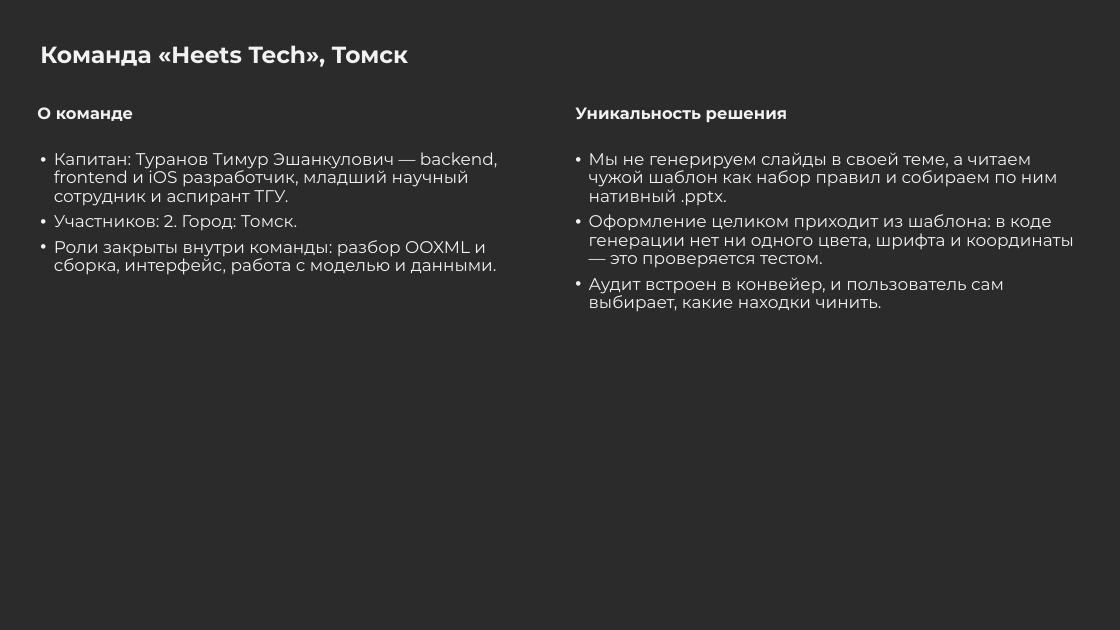
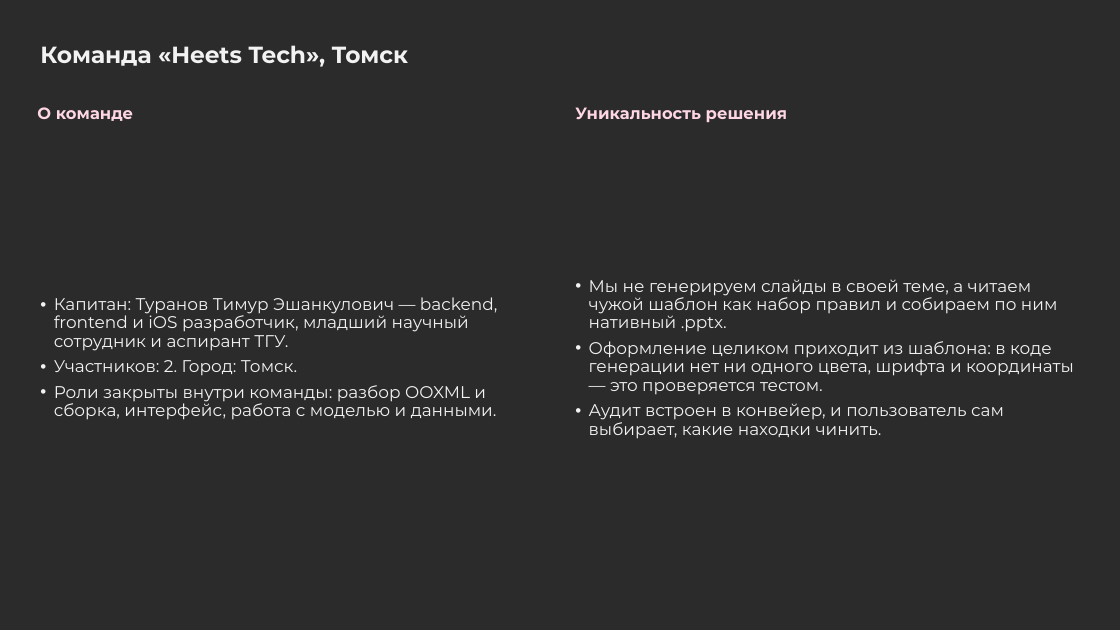
Before and after one commit to homie-08/LCT-HeetsTech, a slide deck: slide 13 of materials/pitch-heets-tech.pptx. Drawn at 1120x630 pixels with LibreOffice and Linux fonts; fonts in the diff are those of the drawing; background and template pictures are left out; a plain dark background stands for a picture behind light text. Boxes give left, top, right and bottom in pixels: in the first picture for what was removed or moved away, otherwise in the second. Text is boxed around its words. In the diff, an @@ line names an element or a change of style, - is before the commit and + after.

```diff
--- a/materials/pitch-heets-tech.pptx
+++ b/materials/pitch-heets-tech.pptx
@@ text "О команде" at (37,107,133,121): text colour #F2F2F2 to #FFD6E3 @@
@@ text "Уникальность решения" at (575,107,788,122): text colour #F2F2F2 to #FFD6E3 @@
@@ text "Капитан: Туранов Тимур Эшанкулович — ..." at (54,297,497,420): vertical alignment top to middle @@
@@ text "Мы не генерируем слайды в ..." at (589,279,1074,439): vertical alignment top to middle @@
```
Also in this commit, not shown: 5 other slides changed, 2 other files.
